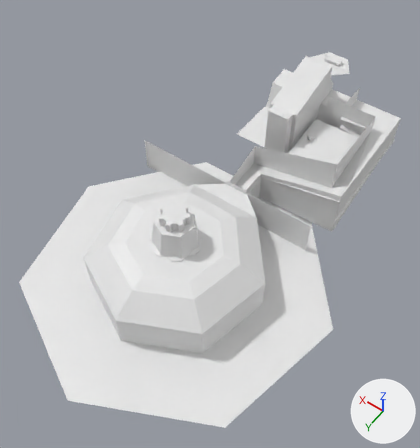
What one commit did to the Blender file assets/navtest.blend.
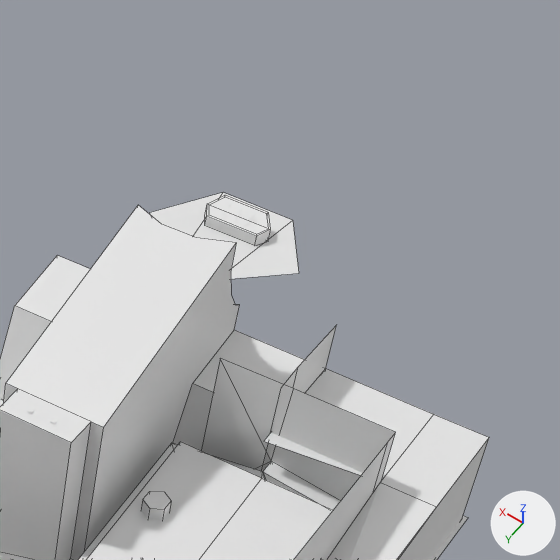
Old and new are each drawn whole from a 50 mm lens placed at (-47.6, 107.1, 105.0), pointed at (0.3, 40.0, -0.3) and again close up on the part from 64% to 100% of the width and 0% to 34% of the height. Arrows for +X, +Y and +Z are at lower right; the lights stay in place. The close-ups show mesh edges as thin lines.

In view in the first close-up: 'Cube.005', 'Cylinder', 'catwalk', 'console', 'walls'.
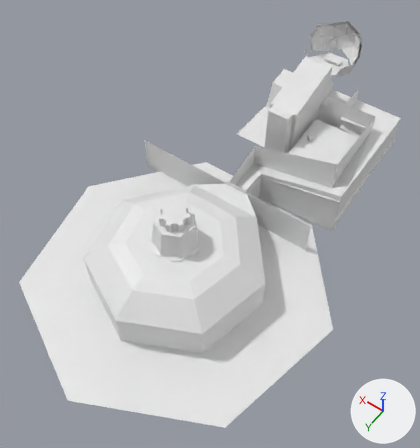
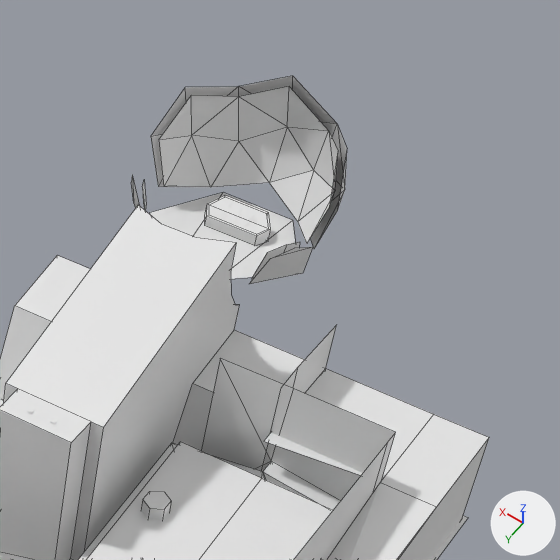
Location of each change, (x1, y1, x2, y2) in pixels of the close-ups (560 x 560 px):
```json
{"object": "SCR_viewing_screen", "change": "added", "after": [142, 86, 338, 279]}
{"object": "viewing_screen_back", "change": "added", "after": [131, 76, 347, 284]}
```

The change, as JSON lines over the scene's bpy script:
```json
{"op": "add", "block": "me_icosphere_008", "code": ["me_icosphere_008 = bpy.data.meshes.new('Icosphere.008')", "me_icosphere_008.from_pydata([(2.08, -6.41, 3.37), (0.0, 0.0, 7.54), (0.0, -7.54, 0.0), (4.43, -6.1, 0.0), (-4.43, -6.1, 0.0), (5.19, -3.77, 3.96), (-1.98, -6.1, 3.96), (1.22, -3.77, 6.41), (3.96, 0.0, 6.41), (-3.21, -2.33, 6.41), (1.48, 2.77, 7.3), (4.58, 2.07, 6.69), (1.32, 5.7, 5.49), (4.23, 5.63, 4.23), (0.83, 4.31, 6.57)], [], [(0, 7, 5), (9, 1, 7), (9, 7, 6), (6, 7, 0), (7, 1, 8), (7, 8, 5), (4, 6, 2), (2, 6, 0), (3, 0, 5), (2, 0, 3), (11, 10, 12, 13), (12, 10, 14)])"]}
{"op": "add", "block": "me_icosphere_003", "code": ["me_icosphere_003 = bpy.data.meshes.new('Icosphere.003')", "me_icosphere_003.from_pydata([(2.08, -6.41, 3.37), (0.0, 0.0, 7.54), (0.0, -7.54, 0.0), (4.43, -6.1, 0.0), (-4.43, -6.1, 0.0), (5.19, -3.77, 3.96), (-1.98, -6.1, 3.96), (1.22, -3.77, 6.41), (3.96, 0.0, 6.41), (-3.21, -2.33, 6.41), (1.42, 4.32, 6.36), (4.65, 3.82, 5.86), (1.74, 5.64, 5.44), (4.72, 5.53, 4.58), (1.72, 3.01, 6.88), (4.73, 2.01, 6.8)], [], [(0, 7, 5), (9, 1, 7), (9, 7, 6), (6, 7, 0), (7, 1, 8), (7, 8, 5), (4, 6, 2), (2, 6, 0), (3, 0, 5), (2, 0, 3), (11, 10, 12, 13), (10, 11, 15, 14)])"]}
{"op": "add", "block": "ob_viewing_screen_back", "code": ["ob_viewing_screen_back = bpy.data.objects.new('viewing_screen_back', me_icosphere_008)", "ob_viewing_screen_back.location = (0.0, -13.42, 16.79)", "ob_viewing_screen_back.rotation_euler = (1.571, 1.622, 1.571)  # degrees (90, 93, 90)", "ob_viewing_screen_back.scale = (0.949, 0.949, 0.949)", "_m = ob_viewing_screen_back.modifiers.new('Mirror', 'MIRROR')", "_m.use_axis = (False, False, True)", "_m.use_clip = True"]}
{"op": "add", "block": "ob_scr_viewing_screen", "code": ["ob_scr_viewing_screen = bpy.data.objects.new('SCR_viewing_screen', me_icosphere_003)", "ob_scr_viewing_screen.location = (0.0, -13.42, 16.79)", "ob_scr_viewing_screen.rotation_euler = (0.0, 1.571, 0.0)  # degrees (0, 90, 0)", "ob_scr_viewing_screen.scale = (0.867, 0.867, 0.867)", "_m = ob_scr_viewing_screen.modifiers.new('Mirror', 'MIRROR')", "_m.use_axis = (False, False, True)", "_m.use_clip = True"]}
```
